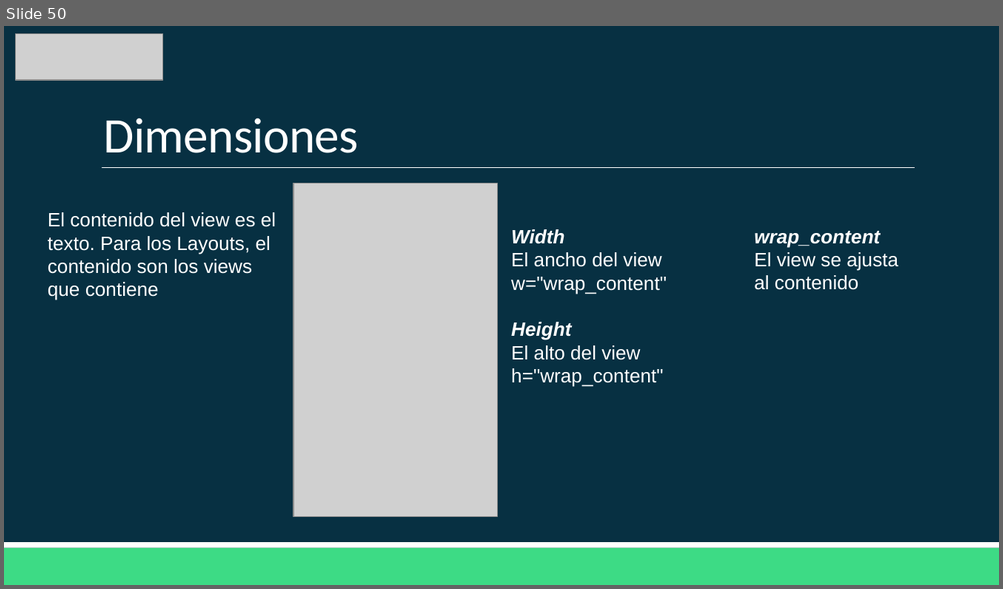
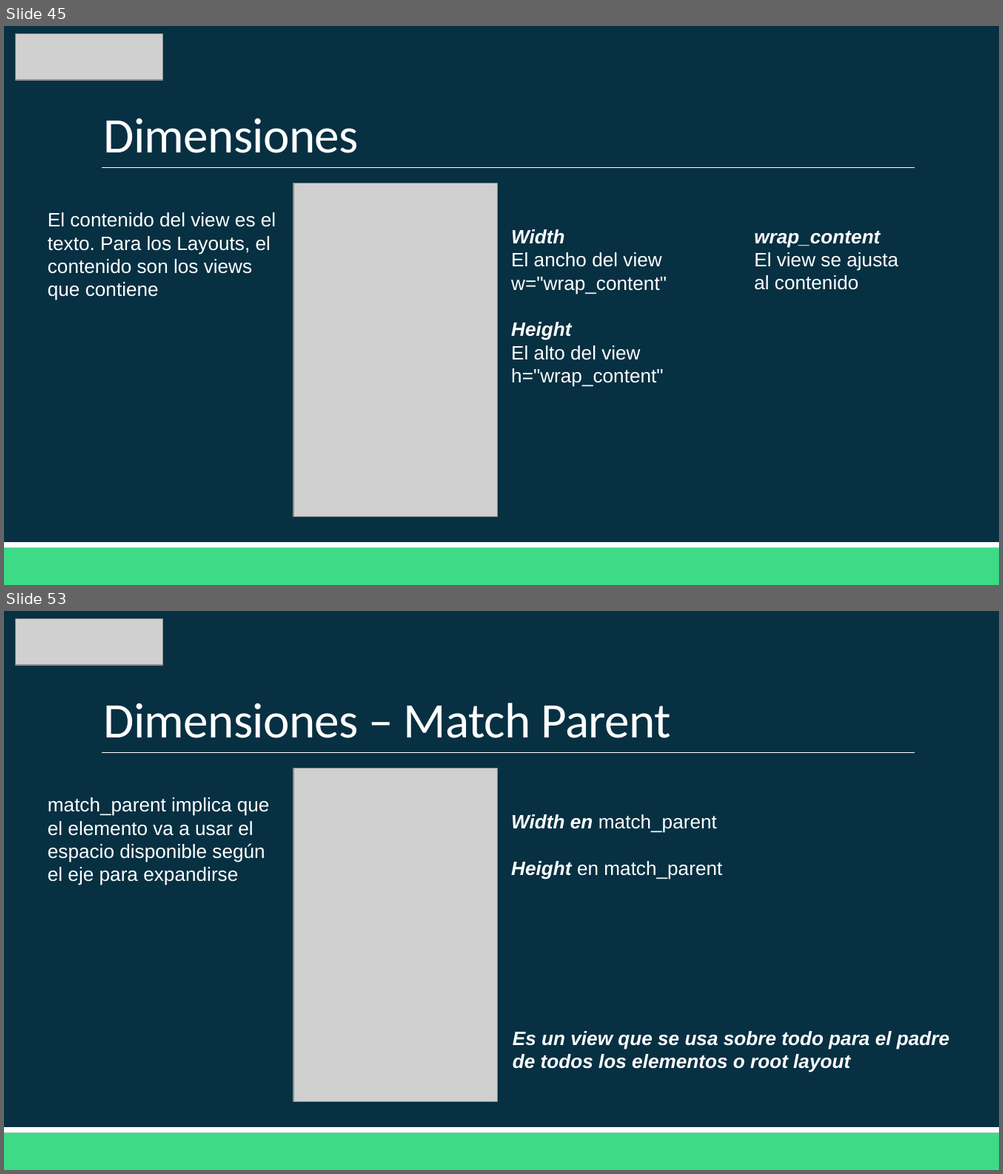
Before and after one commit to Domiciano/AppMoviles202, a slide deck: Semana 1/Clase 1 - Diagramación.pptx. Shown one above the other, each under a label of ours: slide 50 before the commit, slides 45 and 53 after it; the slides between them are not shown. The pictures are 1003x589 and 1003x1174 pixels, drawn with LibreOffice and Linux fonts; fonts in the diff are those of the drawing; grey boxes stand for pictures. Boxes give left, top, right and bottom in pixels: in the first picture for what was removed or moved away, otherwise in the second. Text is boxed around its words. In the diff, an @@ line names an element or a change of style, - is before the commit and + after.

```diff
--- a/Semana 1/Clase 1 - Diagramación.pptx
+++ b/Semana 1/Clase 1 - Diagramación.pptx
@@ slide 53 added at [4,611,999,1170], background #073042; not listed: 3 template elements that a slide beside it also shows @@
@@ picture added at [16,619,163,666] @@
@@ title added at [103,703,670,738], 36 pt, text #FFFFFF @@
+Dimensiones – Match Parent
@@ picture added at [293,768,498,1102] @@
@@ text added at [48,797,270,886], 14 pt, text #FFFFFF @@
+match_parent implica que el elemento va a usar el espacio disponible según el eje para expandirse
@@ text added at [511,815,722,879], 14 pt, text #FFFFFF @@
+Width en match_parent
+Height en match_parent
@@ text added at [512,1031,949,1073], 14 pt, text #FFFFFF, bold, italic @@
+Es un view que se usa sobre todo para el padre de todos los elementos o root layout
@@ what was slide 50 is now slide 45 @@
```
Also in this commit, not shown: 6 slides changed, 18 other slides added, 15 slides removed.
